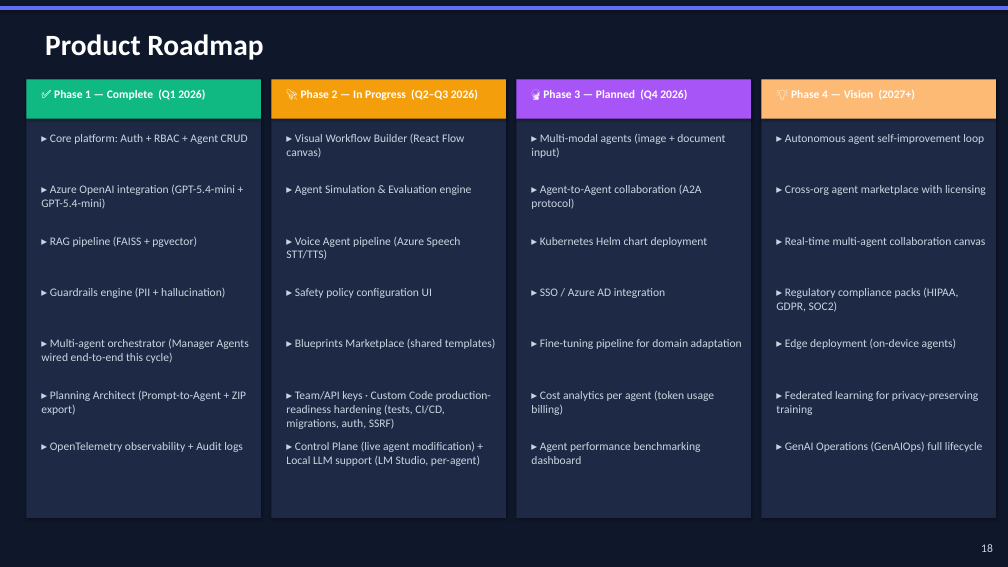
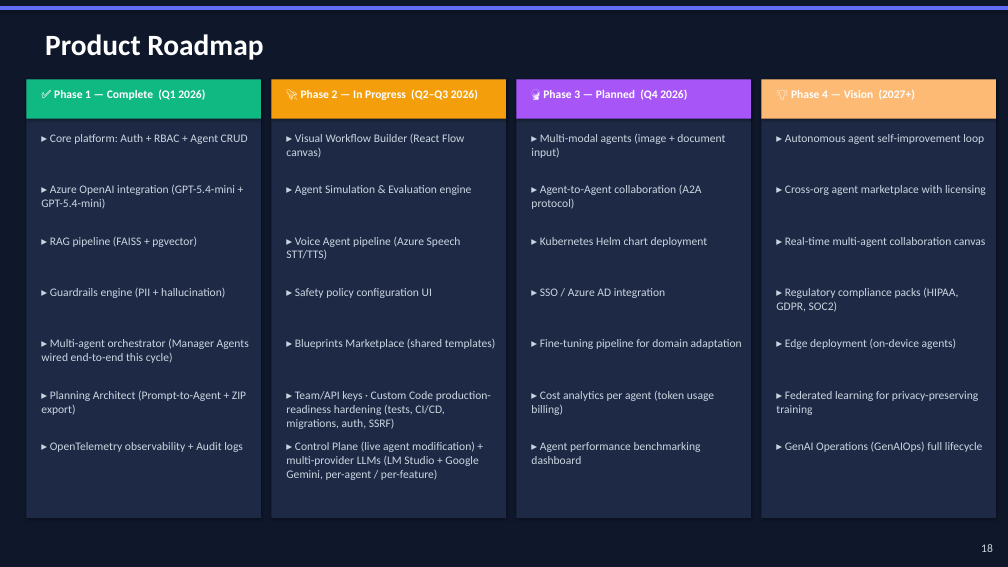
Before and after one commit to nsureshmanikandan/AgentForge, a slide deck: slide 18 of docs/AgentForge-PresentationV11.pptx. Drawn at 1008x567 pixels with LibreOffice and Linux fonts; fonts in the diff are those of the drawing. Boxes give left, top, right and bottom in pixels: in the first picture for what was removed or moved away, otherwise in the second. Text is boxed around its words. In the diff, an @@ line names an element or a change of style, - is before the commit and + after.

```diff
--- a/docs/AgentForge-PresentationV11.pptx
+++ b/docs/AgentForge-PresentationV11.pptx
@@ text at [286,442,478,480]: text changed @@
-▸ Control Plane (live agent modification) + Local LLM support (LM Studio, per-agent)
+▸ Control Plane (live agent modification) + multi-provider LLMs (LM Studio + Google Gemini, per-agent / per-feature)
```
Also in this commit, not shown: 1 other slide changed, 1 slide added, 2 other files.
